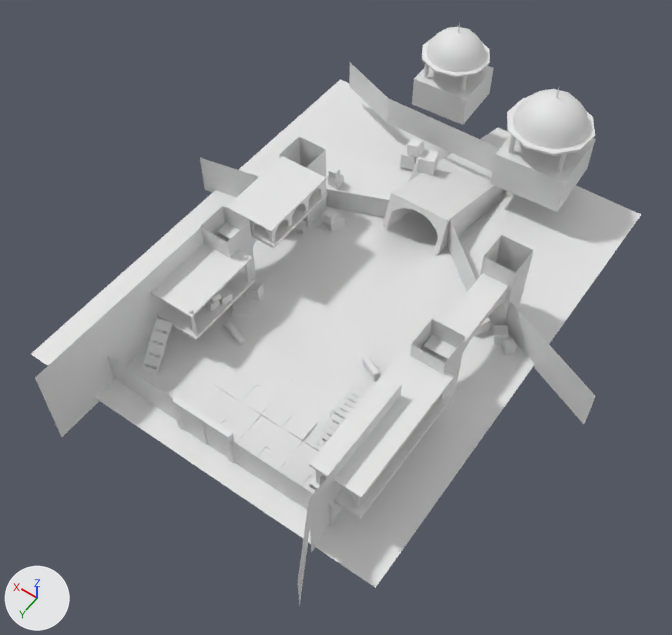
The OBJ model Assets/LV1(1-8)/lv1-4/Combined Mobile/Diffuse Mesh.obj, before and after one commit.
One viewpoint serves both versions: a camera (50 mm lens) standing at (-131.2, -88.9, 123.7) and looking at (-76.1, -165.9, 2.6). The axes (+X, +Y, +Z) are drawn at lower left. The lights are the same throughout. Where no turn or scale is listed for an object, it has been applied to the vertices. Vertices at the same position are counted once.

The scene before the commit, as lines of its bpy script (objects in view):
```python
me_diffuse_mesh = bpy.data.meshes.new('Diffuse Mesh')
me_diffuse_mesh.from_pydata(...)  # 3940 vertices, 6406 faces; spans x -118.3..-36.5, y -231.6..-122.3, z -9.2..25.6
ob_diffuse_mesh = bpy.data.objects.new('Diffuse Mesh', me_diffuse_mesh)
ob_diffuse_mesh.location = (0.0, 0.0, 0.0)
```
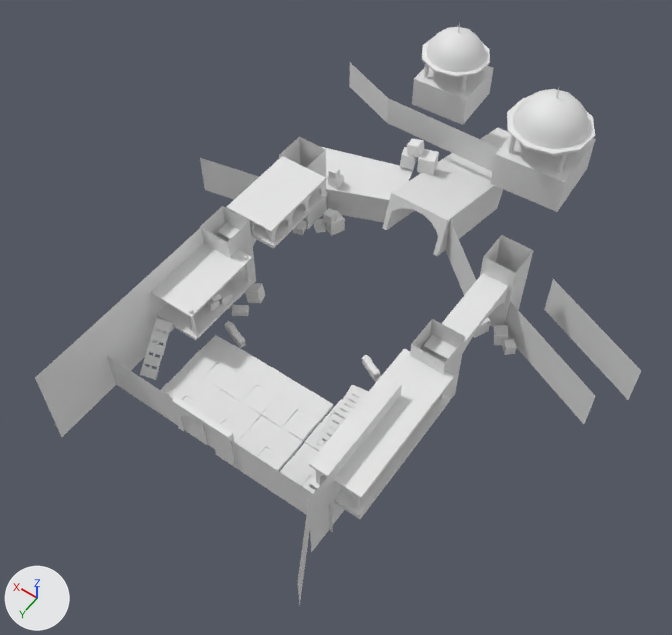
The change in detail:
me_diffuse_mesh has 3940 vertices, 6406 faces and spans x -118.3..-36.5, y -231.6..-122.3, z -9.2..25.6.
me_diffuse_mesh is used by ob_diffuse_mesh; location (0.0, 0.0, 0.0).
me_diffuse_mesh part 1: the loose piece of 4 vertices spanning x -118.3..-98.8, y -181.9..-173.2, z -0.8..7.3 is copied, and the copy is moved by (-3.7, -8.2, 0.0); it spans x -121.9..-102.5, y -190.1..-181.4, z -0.8..7.3.
me_diffuse_mesh part 2: the loose piece of 1024 vertices spanning x -106.7..-38.8, y -219.8..-132.4, z -7.4..1.3 is deleted.

Changed parts and their boxes [x1, y1, x2, y2] in the pictures (672 x 635 px):
'Diffuse Mesh', reshaped: before [31, 23, 641, 605]; after [35, 23, 641, 605]
part 1 of me_diffuse_mesh, added: after [544, 279, 641, 400]
part 2 of me_diffuse_mesh, deleted: before [31, 79, 641, 588]
